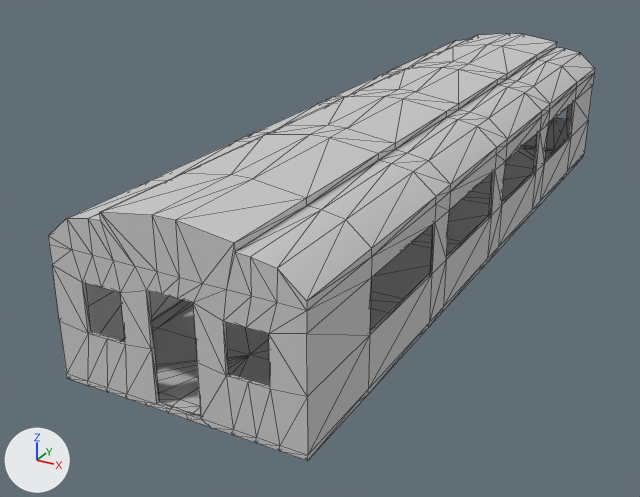
One commit to the FBX model Wall Tiles Puzzle/Assets/Meshes/TrainCar.FBX: the scene before it, then after it.
Camera for both pictures: a camera (50 mm lens) standing at (8.77, -19.52, 8.76) and looking at (-0.95, -1.86, -0.07). Arrows for +X, +Y and +Z are at lower left; the lights stay in place. Mesh edges are drawn as thin lines. Where no turn or scale is listed for an object, it has been applied to the vertices. Vertices at the same position are counted once.

Names of what the first picture shows: 'TrainCar'.
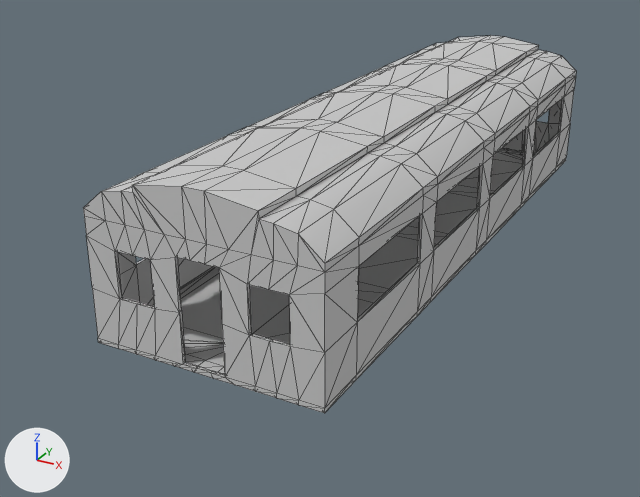
What differs and where, as boxes [x1, y1, x2, y2] in the pictures (640 x 497 px; the box of a moved part takes in the faces that stretch with it):
```json
{"object": "TrainCar", "change": "reshaped, moved", "before": [48, 33, 595, 461], "after": [83, 36, 576, 413], "on screen": "10% narrower, 12% shorter"}
{"part": 1, "of": "me_mesh", "change": "moved or reshaped", "before": [48, 174, 372, 461], "after": [83, 165, 359, 413]}
{"part": 2, "of": "me_mesh", "change": "moved or reshaped", "before": [430, 33, 595, 175], "after": [422, 36, 576, 170]}
```

Edits to the scene script, one JSON object a line:
```json
{"block": "me_mesh", "where": "me_mesh.from_pydata(...)  # 731 vertices, 1510 faces; spans x -2.6..2.6, y -9.1..9.1, z -0.1..3.6"}
{"block": "me_mesh", "where": "# used by ob_traincar; location = (0.4, -0.3, 0.0)"}
{"block": "me_mesh", "change": "me_mesh part 1: all 165 vertices in x -2.6..2.6, y -9.1..-8.7, z -0.1..3.6 are moved by (0.0, 1.0, 0.0)"}
{"block": "me_mesh", "change": "me_mesh part 2: all 164 vertices in x -2.6..2.6, y 8.7..9.1, z -0.1..3.6 are moved by (0.0, -1.0, 0.0)"}
{"op": "set", "path": "ob_traincar.location", "old": "(0.4, -0.3, 0.0)", "new": "(0.0, 0.0, 0.0)"}
```
